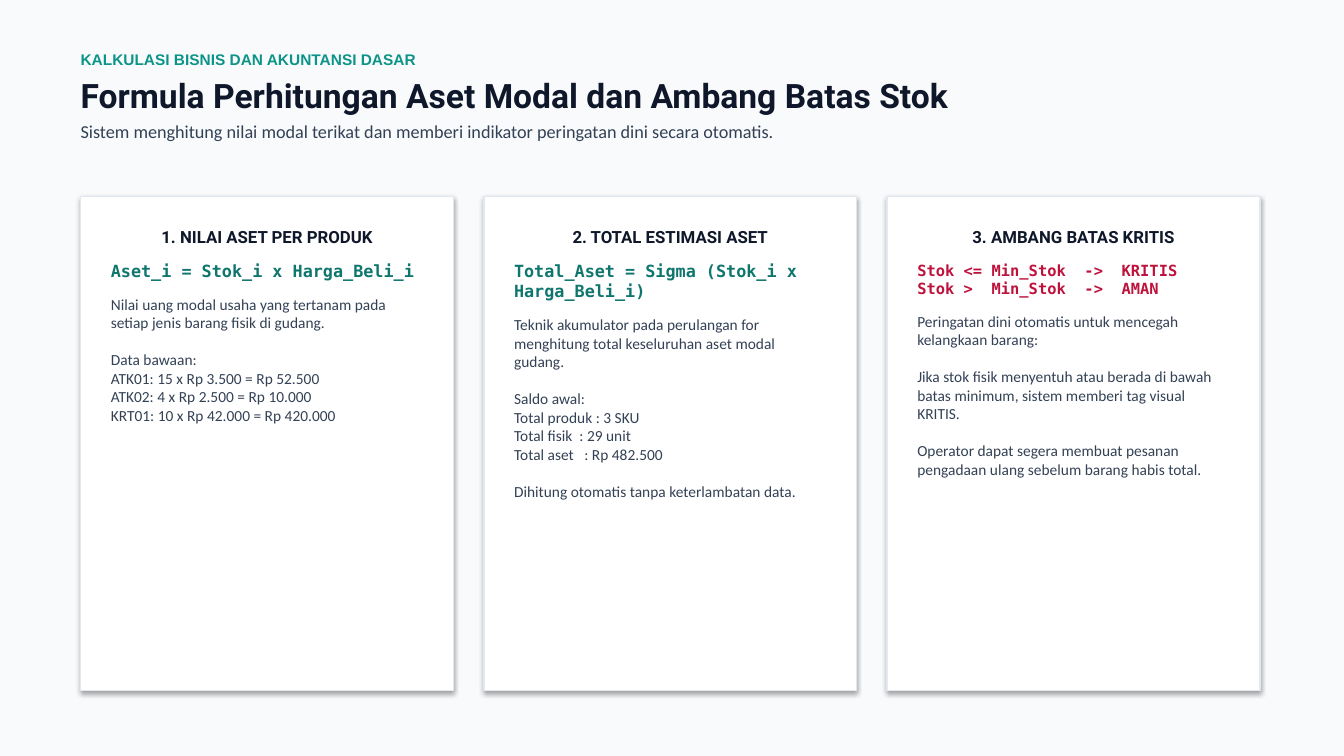
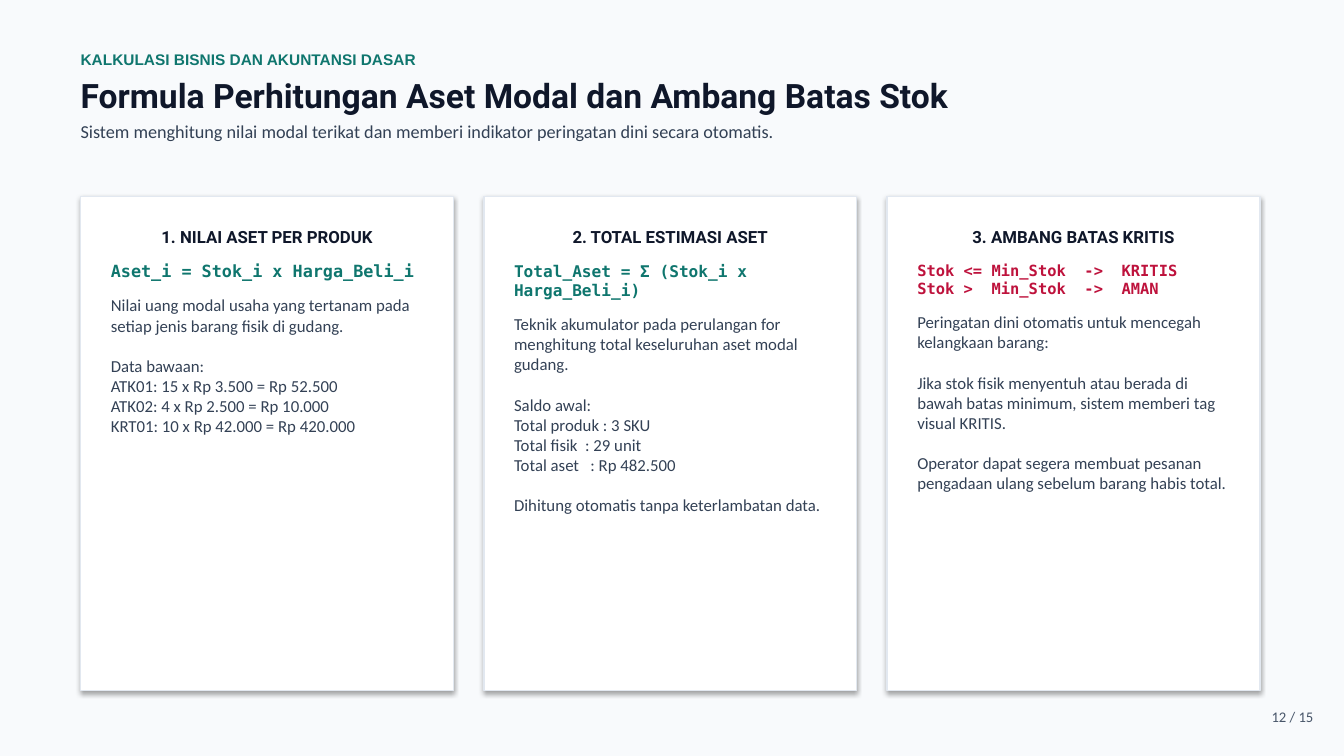
Before and after one commit to Curzyori/Stokku-Desktop, a slide deck: slide 12 of docs/presentasi/STOKKU_DESKTOP_PROGRES_P7.pptx (slide 11 before the commit). Drawn at 1344x756 pixels with LibreOffice and Linux fonts; fonts in the diff are those of the drawing. Boxes give left, top, right and bottom in pixels: in the first picture for what was removed or moved away, otherwise in the second. Text is boxed around its words. In the diff, an @@ line names an element or a change of style, - is before the commit and + after.

Commit message:
fix: perbaiki klaim slide, keterbacaan gambar, dan atribusi silabus pada deck presentasi

```diff
--- a/docs/presentasi/STOKKU_DESKTOP_PROGRES_P7.pptx
+++ b/docs/presentasi/STOKKU_DESKTOP_PROGRES_P7.pptx
@@ text at (81,54,416,65): text colour #0D9488 to #0F766E in "KALKULASI BISNIS DAN AKUNTANSI DASAR" @@
@@ text in rectangle at (514,264,747,300): text changed; size 12 to 11.5 pt @@
-Total_Aset = Sigma (Stok_i x Harga_Beli_i)
+Total_Aset = Σ (Stok_i x Harga_Beli_i)
@@ text in rectangle at (111,299,410,435): size 11 to 12 pt in "Nilai uang modal usaha yang tertanam pada ..." @@
@@ text in rectangle at (514,318,820,514): size 11 to 12 pt in "Teknik akumulator pada perulangan for menghitung total ..." @@
@@ text in rectangle at (917,316,1226,492): size 11 to 12 pt in "Peringatan dini otomatis untuk mencegah kelangkaan barang: ..." @@
@@ text added at (1272,712,1314,722), 10.5 pt, text #475569 @@
+12 / 15
```
Also in this commit, not shown: 10 other slides changed, 3 slides added, 2 slides removed, 26 other files.
